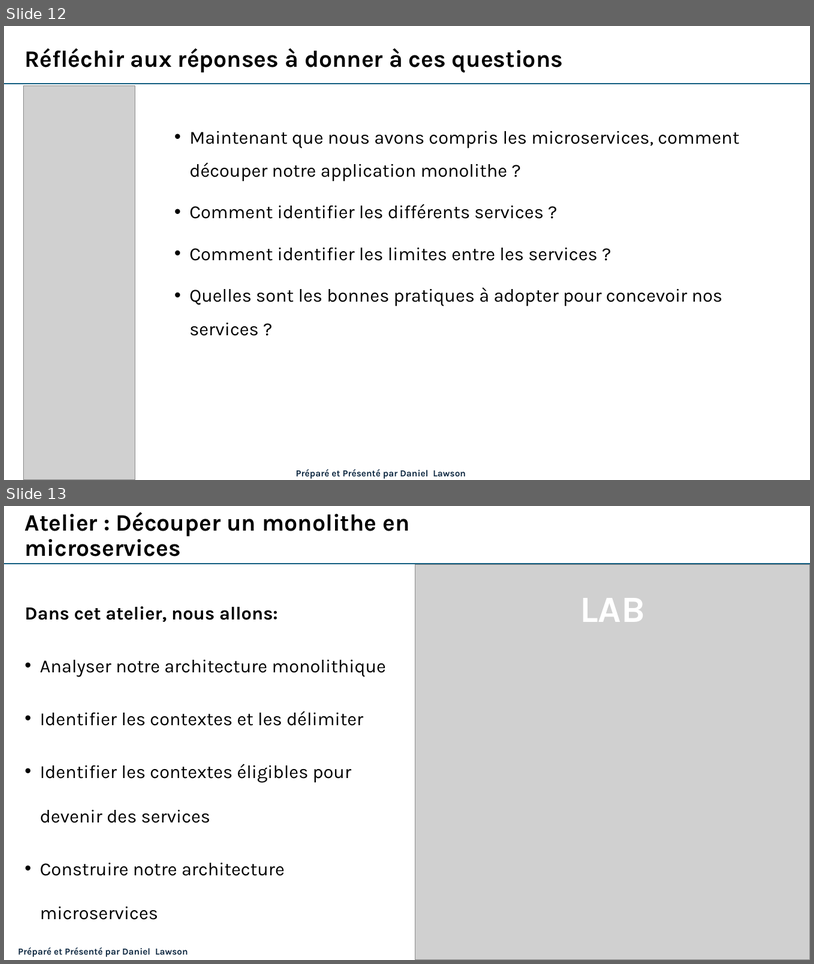
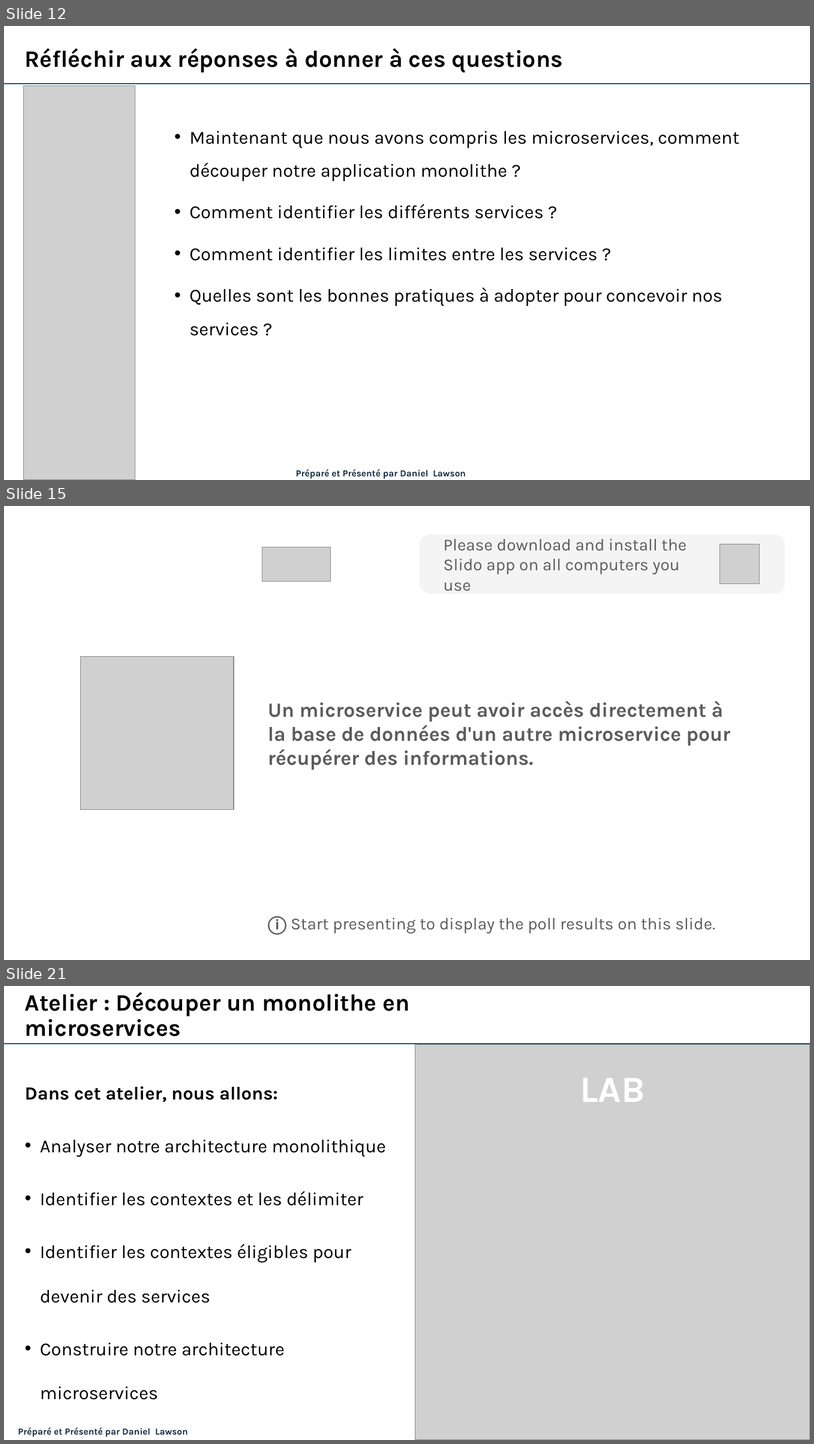
Before and after one commit to danylaws/microservices-course-efrei, a slide deck: Mod-2_Conception-des-microservices/Mod-2_Conception-des-microservices.pptx. Shown one above the other, each under a label of ours: slides 12 and 13 before the commit, slides 12, 15 and 21 after it; the slides between them are not shown. The pictures are 814x964 and 814x1444 pixels, drawn with LibreOffice and Linux fonts; fonts in the diff are those of the drawing; grey boxes stand for pictures. Boxes give left, top, right and bottom in pixels: in the first picture for what was removed or moved away, otherwise in the second. Text is boxed around its words. In the diff, an @@ line names an element or a change of style, - is before the commit and + after.

```diff
--- a/Mod-2_Conception-des-microservices/Mod-2_Conception-des-microservices.pptx
+++ b/Mod-2_Conception-des-microservices/Mod-2_Conception-des-microservices.pptx
@@ slide 15 added at [4,506,810,960], background #FFFFFF @@
@@ rounded rectangle added at [420,534,786,593], fill #F4F4F4, 20 pt, text #5B5B5B @@
+Please download and install the Slido app on all computers you use
@@ picture added at [263,547,330,582] @@
@@ picture added at [720,544,759,583] @@
@@ picture added at [81,656,234,809] @@
@@ rectangle added at [263,676,746,790], outline #FFFFFF 1.5 pt, 24 pt, text #5B5B5B, bold @@
+Un microservice peut avoir accès directement à la base de données d'un autre microservice pour récupérer des informations.
@@ text added at [268,916,716,934], 20 pt, text #5B5B5B @@
+ⓘ Start presenting to display the poll results on this slide.
@@ what was slide 13 is now slide 21 @@
```
Also in this commit, not shown: 7 other slides added, 1 slide removed, 1 other file.
